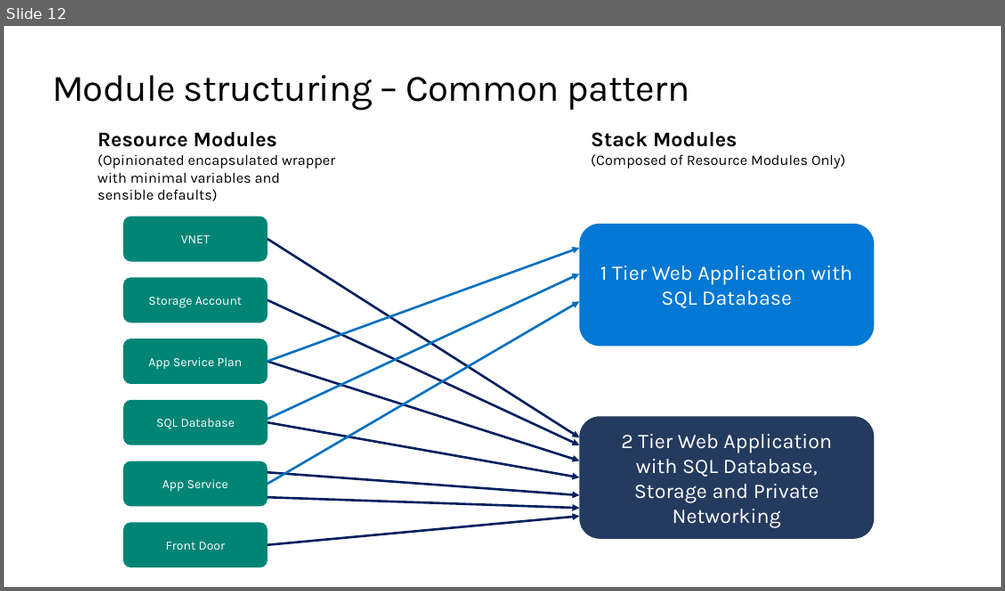
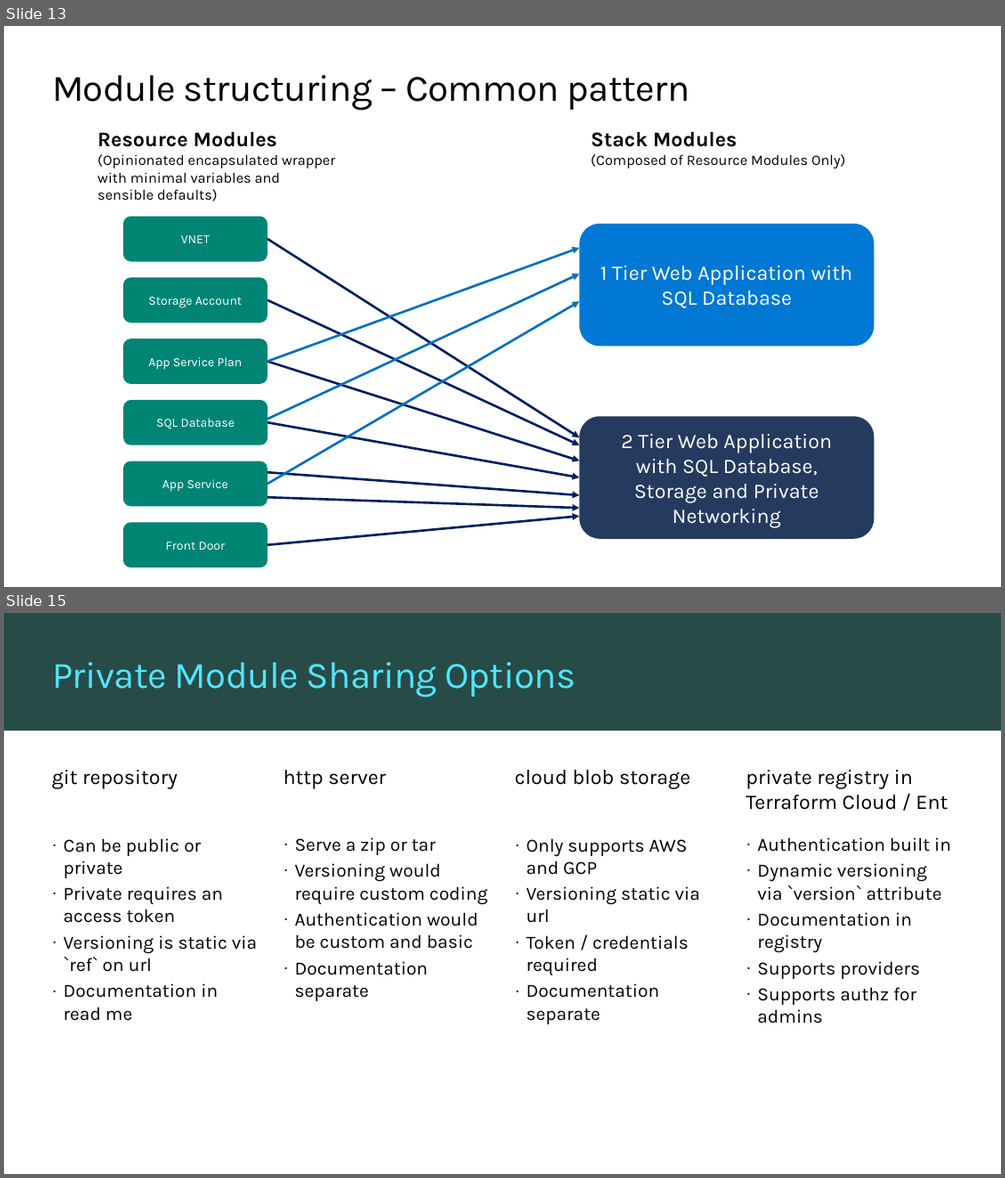
Before and after one commit to TIS-Cloud-Team/TF_Community_workshop, a slide deck: PPTs/04_dependencies_and_modules.pptx. Shown one above the other, each under a label of ours: slide 12 before the commit, slides 13 and 15 after it; the slides between them are not shown. The pictures are 1005x591 and 1005x1178 pixels, drawn with LibreOffice and Linux fonts; fonts in the diff are those of the drawing; background and template pictures are left out. Boxes give left, top, right and bottom in pixels: in the first picture for what was removed or moved away, otherwise in the second. Text is boxed around its words. In the diff, an @@ line names an element or a change of style, - is before the commit and + after.

```diff
--- a/PPTs/04_dependencies_and_modules.pptx
+++ b/PPTs/04_dependencies_and_modules.pptx
@@ slide 15 added at (x1=4, y1=613, x2=1001, y2=1174), background #FFFFFF @@
@@ rectangle added at (x1=4, y1=613, x2=1001, y2=730), fill #274B47 @@
@@ title added at (x1=52, y1=662, x2=575, y2=698), 36 pt, text #50E6FF @@
+Private Module Sharing Options
@@ text added at (x1=52, y1=770, x2=178, y2=789), 20 pt, text #000000 @@
+git repository
@@ text added at (x1=283, y1=770, x2=386, y2=789), 20 pt, text #000000 @@
+http server
@@ text added at (x1=515, y1=770, x2=690, y2=789), 20 pt, text #000000 @@
+cloud blob storage
@@ text added at (x1=745, y1=770, x2=947, y2=810), 20 pt, text #000000 @@
+private registry in Terraform Cloud / Ent
@@ text added at (x1=64, y1=838, x2=257, y2=1021), 18 pt, text #000000 @@
+· Can be public or private
+· Private requires an access token
+· Versioning is static via `ref` on url
+· Documentation in read me
@@ text added at (x1=295, y1=837, x2=487, y2=975), 18 pt, text #000000 @@
+· Serve a zip or tar
+· Versioning would require custom coding
+· Authentication would be custom and basic
+· Documentation separate
@@ text added at (x1=526, y1=838, x2=700, y2=1024), 18 pt, text #000000 @@
+· Only supports AWS and GCP
+· Versioning static via url
+· Token / credentials required
+· Documentation separate
@@ text added at (x1=757, y1=837, x2=951, y2=1023), 18 pt, text #000000 @@
+· Authentication built in
+· Dynamic versioning via `version` attribute
+· Documentation in registry
+· Supports providers
+· Supports authz for admins
@@ what was slide 12 is now slide 13 @@
```
Also in this commit, not shown: 6 other slides added, 1 slide removed, 7 other files.
